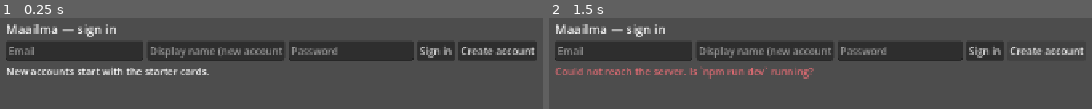
Above: before the commit, frames 1-2 (left to right).
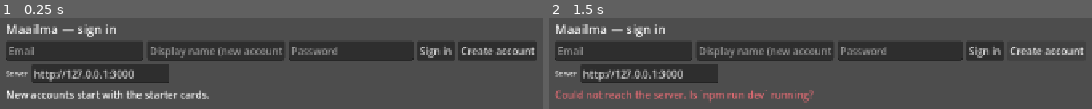
Above: after the commit, the same moments.

Repository: Nicolascresposu/Legends_of_Maailma
Game: Godot game, scene res://main.tscn
The game is run twice, just before and just after one commit, with the same random seed, the same clock (stepped at 60 frames per second) and the same inputs.
Inputs:
- Up to frame 1 (0.25 s): no input
- Up to frame 2 (1.5 s): click "Sign in" at 0.5 s; click "Create account" at 1.25 s

The runs differ from the first frame. In frame 1, 7.1% of the frame differs, in the area x 1-39%, y 50-90%; in frame 2, 7.9%, in the area x 1-49%, y 50-94%.

Commit message:
feat: make the client's server address configurable
The server already honoured PORT, but the client hardcoded
127.0.0.1:3000 in two places, so it could not follow.

The address now resolves from, in order: a `--server=host:port`
argument, the `MAAILMA_SERVER` environment variable, `user://client.cfg`
written when the address is changed in the UI, and finally the previous
default. A command-line or environment address applies to that run only
and is never written to disk, so it cannot quietly become the default.

Fixes a bug that made the existing address field useless: it set only
the match client, so signing in always went to the default address no
matter what the field said. It now points both clients at the address
and remembers it. The sign-in screen gained its own field, since that is
where a player would need it before reaching the match view.

Addresses are normalized, so `localhost:3100`, `127.0.0.1:3100` and
`http://127.0.0.1:3100/` all mean the same thing, and the websocket URL
is derived from one shared helper rather than a second copy of the
scheme-swapping logic.

Verified end to end against a server on port 3100 while another ran on
3000, confirming from the server's own logs that traffic reached the
configured port.

Diff:
--- a/apps/godot-client/src/account_client.gd
+++ b/apps/godot-client/src/account_client.gd
@@ -22,7 +22,8 @@
 signal readiness_assessed(readiness: Dictionary)
 signal request_failed(message: String)
 
-var http_base := "http://127.0.0.1:3000"
+## Resolved from the command line, the environment, or a saved address.
+var http_base := ClientConfig.http_base()
 var token := ""
 var user: Dictionary = {}
 
--- /dev/null
+++ b/apps/godot-client/src/client_config.gd
@@ -0,0 +1,122 @@
+extends RefCounted
+class_name ClientConfig
+
+## Where the client should look for the server.
+##
+## Resolved once at startup from, in order of precedence:
+##
+##   1. `--server=<address>` on the command line
+##   2. the `MAAILMA_SERVER` environment variable
+##   3. `user://client.cfg`, written when the address is changed in the UI
+##   4. `http://127.0.0.1:3000`
+##
+## A command line or environment value is treated as an override for that run
+## and is not written to disk, so `--server=...` never changes the saved
+## default. Changing the address in the UI does save it.
+
+const PATH := "user://client.cfg"
+const SECTION := "server"
+const DEFAULT_BASE := "http://127.0.0.1:3000"
+const ARGUMENT_PREFIX := "--server="
+const ENVIRONMENT_VARIABLE := "MAAILMA_SERVER"
+
+## Set once at startup so every consumer agrees on the address.
+static var _resolved := ""
+## True when the address came from an override rather than saved state.
+static var _from_override := false
+
+## The base URL to use, resolving it on first call.
+static func http_base() -> String:
+	if _resolved == "":
+		_resolve()
+	return _resolved
+
+## Where the address came from, for a one-line note at startup.
+static func source() -> String:
+	if _resolved == "":
+		_resolve()
+	if _from_override:
+		return "override"
+	return "saved" if _saved_base() != "" else "default"
+
+static func _resolve() -> void:
+	var argument := _argument_base()
+	if argument != "":
+		_resolved = argument
+		_from_override = true
+		return
+	var environment := normalize(OS.get_environment(ENVIRONMENT_VARIABLE))
+	if environment != "":
+		_resolved = environment
+		_from_override = true
+		return
+	var saved := _saved_base()
+	_resolved = saved if saved != "" else DEFAULT_BASE
+	_from_override = false
+
+## Stores an address chosen in the UI, so the next run uses it too.
+static func save(base: String) -> void:
+	var clean := normalize(base)
+	if clean == "":
+		return
+	_resolved = clean
+	# A saved address is the new default, so it is no longer an override.
+	_from_override = false
+	var config := ConfigFile.new()
+	config.set_value(SECTION, "httpBase", clean)
+	var error := config.save(PATH)
+	if error != OK:
+		push_warning("Could not save the server address: %d" % error)
+
+static func clear() -> void:
+	if FileAccess.file_exists(PATH):
+		DirAccess.remove_absolute(ProjectSettings.globalize_path(PATH))
+	_resolved = ""
+	_from_override = false
+
+## Accepts what a person would actually type and returns a usable base URL,
+## or "" when there is nothing usable in it.
+##
+## `localhost:4000`, `127.0.0.1:4000` and `http://127.0.0.1:4000/` all resolve
+## to the same address; a trailing slash or path is dropped.
+static func normalize(raw: String) -> String:
+	var value := raw.strip_edges()
+	if value == "":
+		return ""
+	if not (value.begins_with("http://") or value.begins_with("https://")):
+		value = "http://" + value
+	# Trim any path, query or fragment: the base is scheme, host and port.
+	var scheme_end := value.find("://") + 3
+	var rest := value.substr(scheme_end)
+	for separator in ["/", "?", "#"]:
+		var at := rest.find(separator)
+		if at != -1:
+			rest = rest.substr(0, at)
+	if rest == "":
+		return ""
+	return value.substr(0, scheme_end) + rest
+
+## The websocket base for a given http base, so callers derive both the same way.
+static func websocket_base(base: String) -> String:
+	if base.begins_with("https://"):
+		return "wss://" + base.substr(8)
+	if base.begins_with("http://"):
+		return "ws://" + base.substr(7)
+	return "ws://" + base
+
+static func _argument_base() -> String:
+	# Both `--server=x` and `--server x`, before or after Godot's own `--`.
+	var arguments := OS.get_cmdline_args() + OS.get_cmdline_user_args()
+	for index in range(arguments.size()):
+		var argument := str(arguments[index])
+		if argument.begins_with(ARGUMENT_PREFIX):
+			return normalize(argument.substr(ARGUMENT_PREFIX.length()))
+		if argument == "--server" and index + 1 < arguments.size():
+			return normalize(str(arguments[index + 1]))
+	return ""
+
+static func _saved_base() -> String:
+	var config := ConfigFile.new()
+	if config.load(PATH) != OK:
+		return ""
+	return normalize(str(config.get_value(SECTION, "httpBase", "")))
--- a/apps/godot-client/src/collection_screen.gd
+++ b/apps/godot-client/src/collection_screen.gd
@@ -9,6 +9,8 @@
 
 signal play_requested()
 signal closed()
+## The player pointed the client at a different server.
+signal server_changed(http_base: String)
 
 const CARD_TILE := Vector2(190, 104)
 
@@ -26,6 +28,7 @@
 var _auth_box: VBoxContainer
 ## The inputs and buttons, hidden while a saved session is being checked.
 var _auth_form: HBoxContainer
+var _server_input: LineEdit
 var _main_box: HBoxContainer
 var _email_input: LineEdit
 var _name_input: LineEdit
@@ -113,11 +116,41 @@
 	register_button.pressed.connect(_do_register)
 	row.add_child(register_button)
 
+	# Sign-in happens here, so the server address has to be changeable here too.
+	var server_row := HBoxContainer.new()
+	server_row.add_theme_constant_override("separation", 6)
+	_auth_box.add_child(server_row)
+	var server_label := Label.new()
+	server_label.text = "Server"
+	server_label.add_theme_font_size_override("font_size", 11)
+	server_row.add_child(server_label)
+	_server_input = LineEdit.new()
+	_server_input.text = accounts.http_base
+	_server_input.placeholder_text = "127.0.0.1:3000"
+	_server_input.tooltip_text = (
+		"Where the Node server is listening. Also settable with --server=host:port"
+		+ " or the MAAILMA_SERVER environment variable."
+	)
+	_server_input.custom_minimum_size.x = 220
+	_server_input.text_submitted.connect(func(value: String) -> void: _apply_server(value))
+	_server_input.focus_exited.connect(func() -> void: _apply_server(_server_input.text))
+	server_row.add_child(_server_input)
+
 	_auth_status = Label.new()
 	_auth_status.autowrap_mode = TextServer.AUTOWRAP_WORD_SMART
 	_auth_status.text = "New accounts start with the starter cards."
 	_auth_box.add_child(_auth_status)
 	return _auth_box
+
+## Points the account client at a new address and remembers it.
+func _apply_server(raw: String) -> void:
+	var base := ClientConfig.normalize(raw)
+	if base == "" or base == accounts.http_base:
+		return
+	accounts.http_base = base
+	ClientConfig.save(base)
+	_server_input.text = base
+	server_changed.emit(base)
 
 func _build_main() -> HBoxContainer:
 	var box := HBoxContainer.new()
--- /dev/null
+++ b/apps/godot-client/src/config_test.gd
@@ -0,0 +1,101 @@
+extends SceneTree
+
+## Checks how the client resolves the server address, and that it can actually
+## talk to a server on a non-default port.
+##
+##   godot --headless --path apps/godot-client --script src/config_test.gd
+##   godot --headless --path apps/godot-client --script src/config_test.gd -- --server=127.0.0.1:3100
+
+var failures: Array[String] = []
+
+func _init() -> void:
+	await process_frame
+	print("== client configuration test ==")
+
+	# --- Normalizing what a person would type. ---
+	_check("a bare host:port becomes a URL",
+		ClientConfig.normalize("127.0.0.1:4000") == "http://127.0.0.1:4000")
+	_check("localhost is accepted",
+		ClientConfig.normalize("localhost:4000") == "http://localhost:4000")
+	_check("an explicit scheme is kept",
+		ClientConfig.normalize("https://play.example:8443") == "https://play.example:8443")
+	_check("a trailing slash is dropped",
+		ClientConfig.normalize("http://127.0.0.1:4000/") == "http://127.0.0.1:4000")
+	_check("a path is dropped",
+		ClientConfig.normalize("http://127.0.0.1:4000/api/cards") == "http://127.0.0.1:4000")
+	_check("surrounding space is ignored",
+		ClientConfig.normalize("  127.0.0.1:4000  ") == "http://127.0.0.1:4000")
+	_check("empty input yields nothing", ClientConfig.normalize("   ") == "")
+
+	# --- Websocket derivation follows the scheme. ---
+	_check("http yields ws",
+		ClientConfig.websocket_base("http://127.0.0.1:4000") == "ws://127.0.0.1:4000")
+	_check("https yields wss",
+		ClientConfig.websocket_base("https://play.example") == "wss://play.example")
+
+	# --- Saving makes an address stick. ---
+	ClientConfig.clear()
+	ClientConfig.save("127.0.0.1:4100")
+	_check("a saved address is used", ClientConfig.http_base() == "http://127.0.0.1:4100")
+	ClientConfig.clear()
+	# With no saved address the built-in default applies — unless this run was
+	# given an override, which outranks both.
+	if _override_in_effect() == "":
+		_check("clearing returns to the default",
+			ClientConfig.http_base() == ClientConfig.DEFAULT_BASE)
+	else:
+		_check("clearing falls back to the override",
+			ClientConfig.http_base() == _override_in_effect())
+
+	# --- A client picks the resolved address up. ---
+	# A client reads the address when it is built, so save before constructing.
+	# `clear()` drops the cached resolution so the new file is picked up.
+	ClientConfig.clear()
+	ClientConfig.save("127.0.0.1:4200")
+	var expected_base := ClientConfig.http_base()
+	var match_client := MatchClient.new()
+	get_root().add_child(match_client)
+	_check("the match client uses the configured address",
+		match_client.http_base == expected_base)
+	_check("its websocket url follows",
+		match_client.websocket_url() == ClientConfig.websocket_base(expected_base) + "/matches")
+	var account_client := AccountClient.new()
+	get_root().add_child(account_client)
+	_check("the account client uses the same address",
+		account_client.http_base == expected_base)
+	ClientConfig.clear()
+
+	# --- An override beats a saved address. ---
+	# Only meaningful when the run supplied one; otherwise the saved value wins.
+	var expected := _override_in_effect()
+	if expected != "":
+		# Write a saved address, then force a fresh resolve: the override must
+		# still win. `clear()` resets the cached resolution as well as the file.
+		ClientConfig.save("127.0.0.1:9999")
+		ClientConfig.clear()
+		_check("an override wins over a saved address", ClientConfig.http_base() == expected)
+		_check("an override is reported as such", ClientConfig.source() == "override")
+		ClientConfig.clear()
+	else:
+		print("  [--] no override supplied; precedence not exercised this run")
+
+	_finish()
+
+func _finish() -> void:
+	print("\n%d failure(s)" % failures.size())
+	for f in failures:
+		print("  FAIL: ", f)
+	print("RESULT: ", "PASS" if failures.is_empty() else "FAIL")
+	quit(0 if failures.is_empty() else 1)
+
+## The address this run was overridden with, or "" when it was not.
+func _override_in_effect() -> String:
+	for argument in OS.get_cmdline_args() + OS.get_cmdline_user_args():
+		if str(argument).begins_with("--server="):
+			return ClientConfig.normalize(str(argument).substr("--server=".length()))
+	return ClientConfig.normalize(OS.get_environment(ClientConfig.ENVIRONMENT_VARIABLE))
+
+func _check(label: String, condition: bool) -> void:
+	print("  [%s] %s" % ["ok" if condition else "XX", label])
+	if not condition:
+		failures.append(label)
--- a/apps/godot-client/src/main.gd
+++ b/apps/godot-client/src/main.gd
@@ -107,7 +107,10 @@
 	add_child(collection_screen)
 	collection_screen.setup(accounts, library)
 	collection_screen.play_requested.connect(_show_match_view)
+	# Keep the two address fields in step: they configure the same thing.
+	collection_screen.server_changed.connect(_on_server_changed)
 	_show_collection_view()
+	print("[maailma] server: %s (%s)" % [ClientConfig.http_base(), ClientConfig.source()])
 
 	client.fetch_cards()
 	# Resume a session saved by a previous run, if there is one. The collection
@@ -300,6 +303,12 @@
 	label.add_theme_font_size_override("font_size", 14)
 	return label
 
+func _on_server_changed(base: String) -> void:
+	client.http_base = base
+	if server_input != null:
+		server_input.text = base
+	_set_status("Server set to %s." % base)
+
 func _show_collection_view() -> void:
 	collection_screen.visible = true
 	game_root.visible = false
@@ -373,8 +382,23 @@
 	client.join(target, player_id, _selected_hero_id(), false)
 
 func _apply_inputs() -> void:
-	client.http_base = server_input.text.strip_edges()
+	_apply_server_address(server_input.text)
 	player_id = player_input.text.strip_edges()
+
+## Points both clients at an address and remembers it for the next run.
+##
+## Previously this set only the match client, so signing in always went to the
+## default address no matter what the field said.
+func _apply_server_address(raw: String) -> void:
+	var base := ClientConfig.normalize(raw)
+	if base == "":
+		return
+	client.http_base = base
+	accounts.http_base = base
+	ClientConfig.save(base)
+	# Show the normalized form, so "localhost:4000" reads back in full.
+	if server_input.text != base:
+		server_input.text = base
 
 func _copy_match_id() -> void:
 	var value := match_input.text.strip_edges()
--- a/apps/godot-client/src/match_client.gd
+++ b/apps/godot-client/src/match_client.gd
@@ -21,7 +21,8 @@
 const RECONNECT_DELAY_SECONDS := 2.0
 const MAX_RECONNECT_ATTEMPTS := 5
 
-var http_base := "http://127.0.0.1:3000"
+## Resolved from the command line, the environment, or a saved address.
+var http_base := ClientConfig.http_base()
 var match_id := ""
 var player_id := ""
 
@@ -61,12 +62,7 @@
 
 func websocket_url() -> String:
 	# Derive the socket URL from the REST base so only one address is configured.
-	var base := http_base
-	if base.begins_with("https://"):
-		return "wss://" + base.substr(8) + "/matches"
-	if base.begins_with("http://"):
-		return "ws://" + base.substr(7) + "/matches"
-	return "ws://" + base + "/matches"
+	return ClientConfig.websocket_base(http_base) + "/matches"
 
 func fetch_cards() -> void:
 	_ensure_requests()
Not shown, changed: README.md
